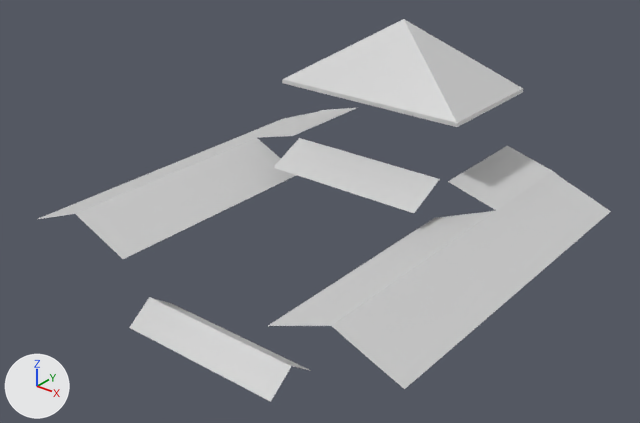
What one commit did to the COLLADA model art/meshes/props/byza_barracks_roof.dae.
Camera for both pictures: a 50 mm camera at (25.2, -31.9, 31.5) aimed at (0.4, -0.8, 12.2). The axes (+X, +Y, +Z) are drawn at lower left. The lights are the same throughout.

The older version as bpy lines, for what is in view:
```python
me_cube_468 = bpy.data.meshes.new('Cube.468')
me_cube_468.from_pydata(...)  # 86 vertices, 104 faces; spans x -11.2..11.2, y -9.4..10.0, z 7.7..20.4
me_cube_468.materials.append(mat_material_001)  # light grey #d1d1d1
ob_byza_barracks_roof = bpy.data.objects.new('Byza_barracks_Roof', me_cube_468)
ob_byza_barracks_roof.location = (0.0, 0.0, 0.0)
```
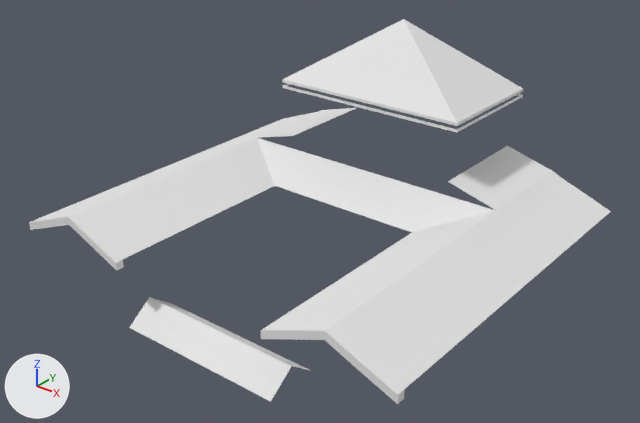
Changed parts and their boxes [x1, y1, x2, y2] in the pictures (640 x 423 px):
'Byza_barracks_Roof', reshaped
    before: [38, 19, 611, 402]
    after: [29, 19, 611, 404]
part 1 of me_cube_468, added
    after: [283, 84, 523, 133]
part 2 of me_cube_468, deleted
    before: [273, 138, 439, 213]
part 3 of me_cube_468, built on
    both: [134, 138, 559, 315]
part 4 of me_cube_468, added
    after: [29, 214, 405, 404]
part 5 of me_cube_468, recoloured (grey to white)
    both: [38, 19, 611, 402]

Patch to the scene script:
```diff
--- a/art/meshes/props/byza_barracks_roof.dae.py
+++ b/art/meshes/props/byza_barracks_roof.dae.py
@@ mat_byzantines_structures @@
+mat_byzantines_structures = principled_material('Byzantines_structures')
+mat_byzantines_structures.base_color = (0.8, 0.8, 0.8)  # white #e7e7e7
+mat_byzantines_structures.roughness = 0.9
@@ me_cube_468 @@
 # used by ob_byza_barracks_roof; location = (0.0, 0.0, 0.0)
-me_cube_468.from_pydata(...)  # 86 vertices, 104 faces; spans x -11.2..11.2, y -9.4..10.0, z 7.7..20.4
+me_cube_468.from_pydata(...)  # 138 vertices, 207 faces; spans x -11.2..11.2, y -9.8..10.0, z 7.7..20.4
+# me_cube_468 part 1: a new loose piece of 16 vertices spanning x -5.5..5.5, y 3.3..10.0, z 16.4..16.6, in mat_byzantines_structures (white #e7e7e7)
+# me_cube_468 part 2: the loose piece of 8 vertices spanning x -4.6..4.6, y 1.3..3.5, z 12.6..13.6 is deleted
+# me_cube_468 part 3
+# 2 vertices are removed from x -5.8..-4.5, y 3.4, z 11.5..12.0
+# 18 faces are deleted
+# 6 vertices are added at (0.0, 1.3, 11.5), (0.0, 3.5, 12.9), (-5.8, 2.2, 12.0), (-4.5, 1.3, 11.5), (5.8, 2.2, 12.0), (4.5, 1.3, 11.5)
+# 10 new vertices lie (0.0, 4.3, 0.0) away from vertices in x -11.2..11.2, y -3.0, z 11.5..12.9
+# 39 new faces join them
+# me_cube_468 part 4
+# 4 vertices are added at (-7.8, -9.8, 12.4), (-7.8, -9.4, 12.4), (7.8, -9.8, 12.4), (7.8, -9.4, 12.4)
+# 10 new vertices lie (0.0, -0.4, 0.0) away from vertices in x -11.2..11.2, y -9.4, z 11.5..12.9
+# 16 new vertices lie (0.0, 0.0, -0.4) away from vertices in x -11.2..11.2, y -9.8..-9.4, z 11.5..12.1
+# 72 new faces join them
+# me_cube_468 part 5: 80 faces spanning x -11.2..11.2, y -9.4..10.0, z 7.7..20.4 switch from mat_material_001 (light grey #d1d1d1) to mat_byzantines_structures (white #e7e7e7)
```
